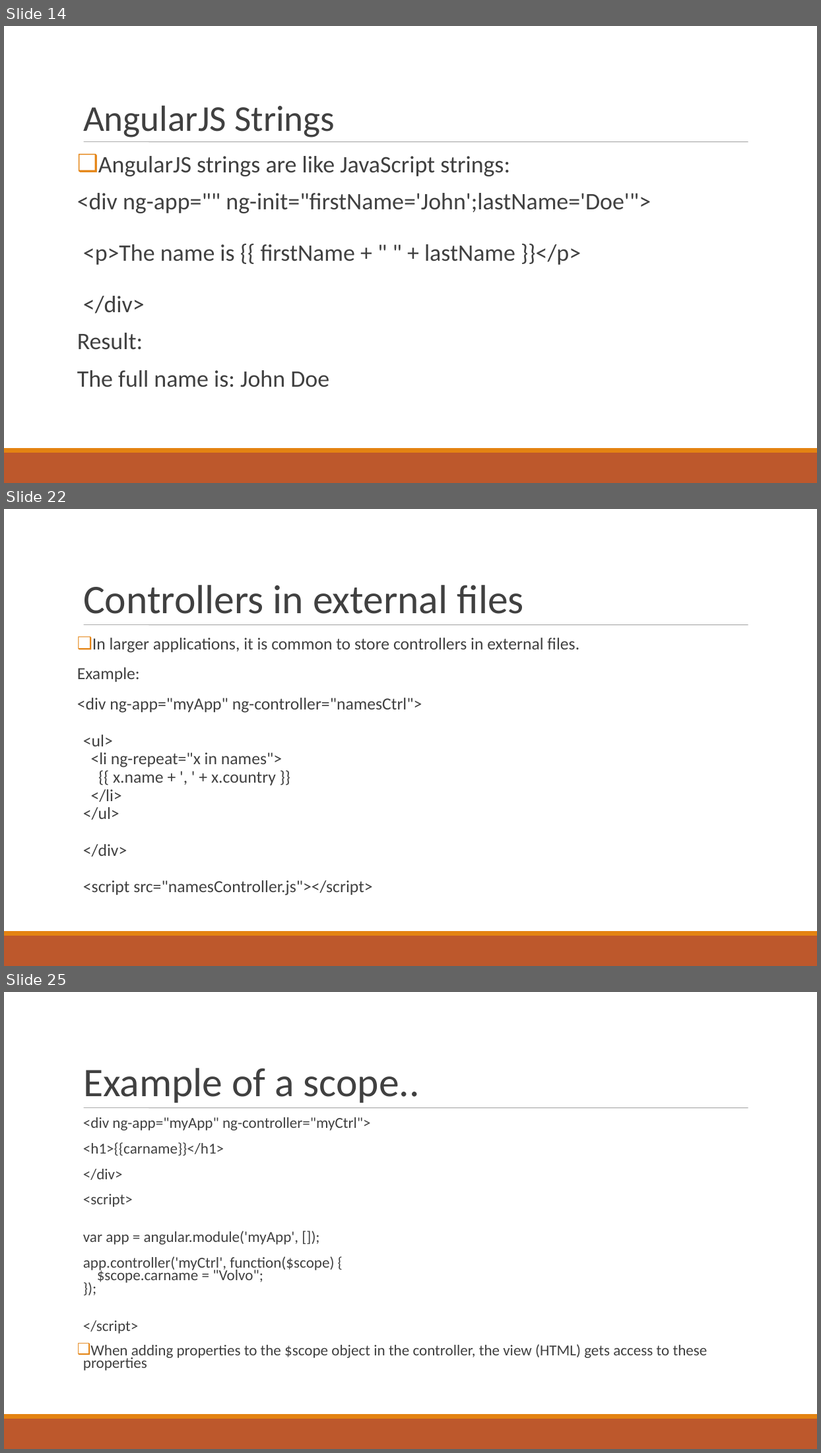
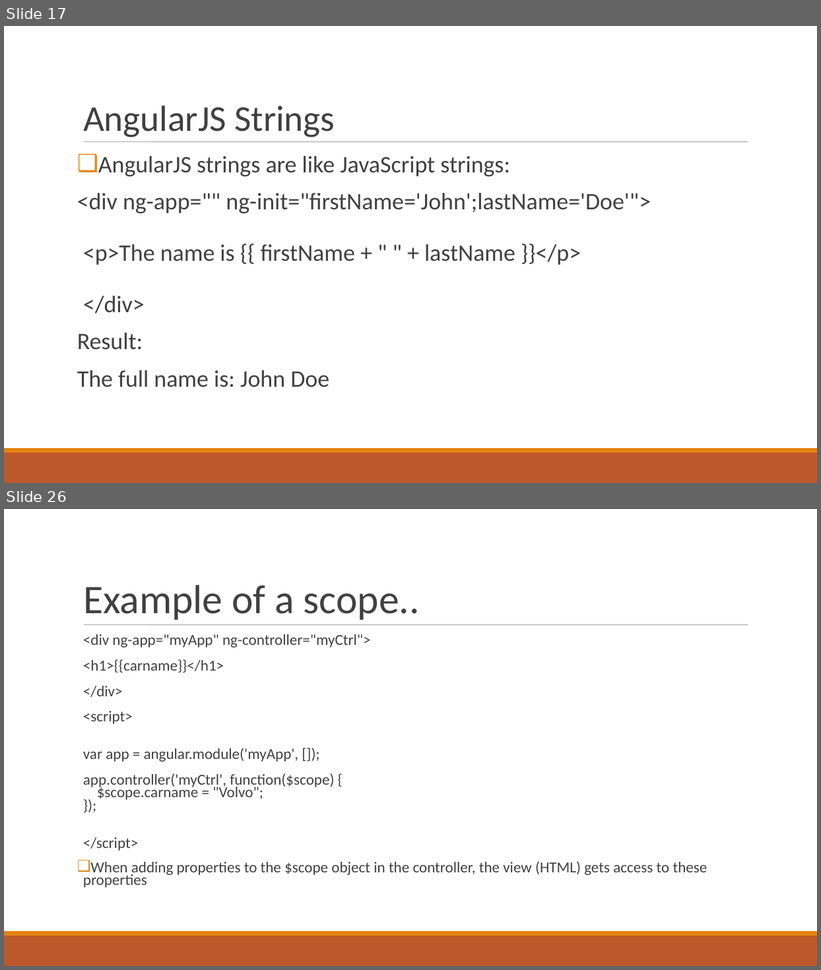
Before and after one commit to AMURTHAInfo/edu, a slide deck: Videos/angular.ppt. Shown one above the other, each under a label of ours: slides 14, 22 and 25 before the commit, slides 17 and 26 after it; the slides between them are not shown. The pictures are 821x1453 and 821x970 pixels, drawn with LibreOffice and Linux fonts; fonts in the diff are those of the drawing. Boxes give left, top, right and bottom in pixels: in the first picture for what was removed or moved away, otherwise in the second. Text is boxed around its words. In the diff, an @@ line names an element or a change of style, - is before the commit and + after.

```diff
--- a/Videos/angular.ppt
+++ b/Videos/angular.ppt
@@ slide 22 removed at (x1=4, y1=509, x2=817, y2=966), background #FFFFFF; not listed: 3 template elements that a slide beside it also shows @@
@@ title removed at (x1=83, y1=585, x2=523, y2=614) @@
-Controllers in external files
@@ text removed at (x1=77, y1=638, x2=580, y2=896) @@
-❑ In larger applications, it is common to store controllers in external files.
-Example:
-<div ng-app="myApp" ng-controller="namesCtrl">
-<ul>
-<li ng-repeat="x in names">
-{{ x.name + ', ' + x.country }}
-</li>
-</ul>
-</div>
-<script src="namesController.js"></script>
@@ what was slide 14 is now slide 17 @@
@@ what was slide 25 is now slide 26 @@
```
Also in this commit, not shown: 15 slides changed, 4 slides added, 2 other slides removed, 4 other files.
